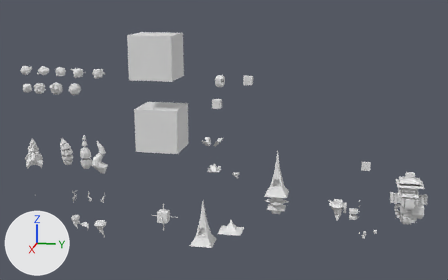
The FBX model Unity/FireBall/Assets/!Import/ContentPacks/Towers00.fbx as it was, and as the next commit left it.
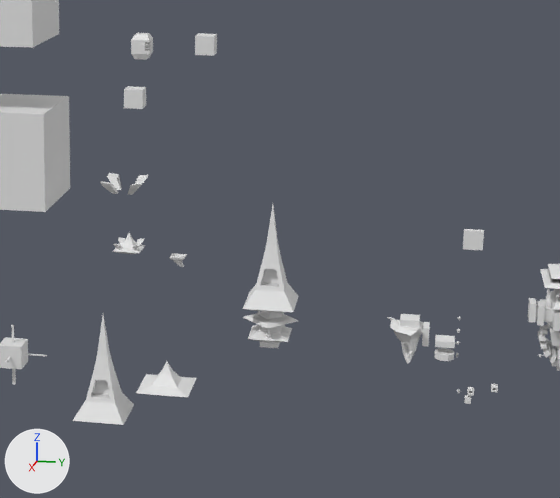
Each version appears first whole from a camera (50 mm lens) standing at (215.6, 1.3, 77.4) and looking at (-0.1, -41.8, 23.5), and next in a close-up on the part from 35% to 90% of the width and 22% to 100% of the height. The axes (+X, +Y, +Z) are drawn at lower left. The lights are the same throughout. Where no turn or scale is listed for an object, it has been applied to the vertices. Vertices at the same position are counted once.

Objects in the first close-up: 'Cube.024', 'Cube.041', 'Cube.042', 'Cube.045', 'Cube.046', 'Land', 'PlaceholderConnector.022', 'PlaceholderConnectors', 'RefCube18x18(Max)', 'RefCube18x18(Max).001'.
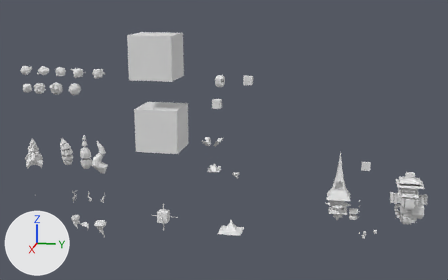
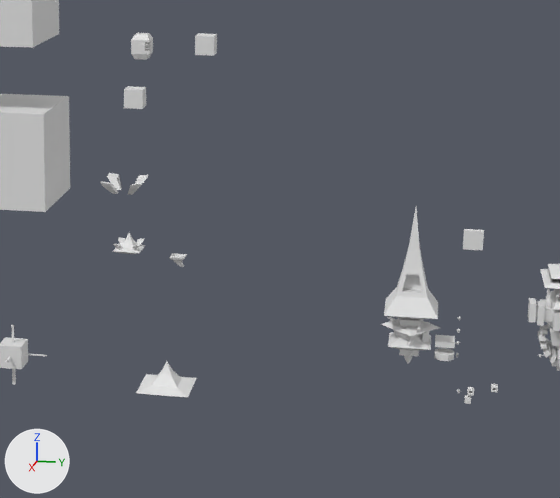
Where the newer file only moved an object's origin or applied its transform, the numbers keep the older frame.

Pixel boxes (x1, y1, x2, y2) of what changed, in the close-ups (560 x 498 px):
```json
{"object": "Cube.042", "change": "mesh moved", "before": [243, 205, 298, 312], "after": [384, 208, 438, 319]}
{"object": "Cube.046", "change": "deleted", "before": [73, 315, 134, 425]}
{"object": "Cube.024", "change": "mesh moved", "before": [248, 325, 292, 342], "after": [388, 332, 431, 350]}
{"object": "Cube.041", "change": "mesh moved", "before": [243, 311, 298, 329], "after": [381, 318, 439, 336]}
{"object": "PlaceholderConnector.022", "change": "mesh moved", "before": [260, 341, 280, 348], "after": [399, 349, 419, 356]}
```

The change, as JSON lines over the scene's bpy script:
```json
{"block": "me_cube_146", "where": "me_cube_146.from_pydata(...)  # 8 vertices, 6 faces; spans x -1.5..1.5, y -1.5..1.5, z -0.5..0.5"}
{"block": "me_cube_146", "where": "# used by ob_placeholderconnector_022; location = (-3.7, -22.6, -3.9)"}
{"block": "me_cube_146", "change": "me_cube_146 part 3: the whole mesh is moved by (3.73, 22.62, 1.68)"}
{"block": "me_cube_079", "where": "me_cube_079.from_pydata(...)  # 37 vertices, 37 faces; spans x -3.3..3.3, y -3.3..3.3, z -0.59..5.68"}
{"block": "me_cube_079", "where": "# used by ob_cube_024; location = (-3.7, -22.6, -2.8)"}
{"block": "me_cube_079", "change": "me_cube_079 part 4: the whole mesh is moved by (3.73, 22.62, 1.68)"}
{"block": "me_cube_054", "where": "me_cube_054.from_pydata(...)  # 21 vertices, 21 faces; spans x -4.69..4.69, y -4.69..4.69, z -0.38..3.85"}
{"block": "me_cube_054", "where": "# used by ob_cube_041; location = (-3.7, -22.6, 0.0)"}
{"block": "me_cube_054", "change": "me_cube_054 part 2: the whole mesh is moved by (3.73, 22.62, 1.68)"}
{"block": "me_cube_055", "where": "me_cube_055.from_pydata(...)  # 29 vertices, 29 faces; spans x -4.1..4.1, y -4.1..4.1, z -1.8..16.4"}
{"block": "me_cube_055", "where": "# used by ob_cube_042; location = (-3.7, -22.6, 3.5)"}
{"block": "me_cube_055", "change": "me_cube_055 part 1: the whole mesh is moved by (3.7, 22.6, 1.7)"}
{"op": "remove", "block": "ob_cube_046", "code": ["ob_cube_046 = bpy.data.objects.new('Cube.046', me_cube_060)", "ob_cube_046.location = (9.8, -47.6, -8.5)"]}
```
